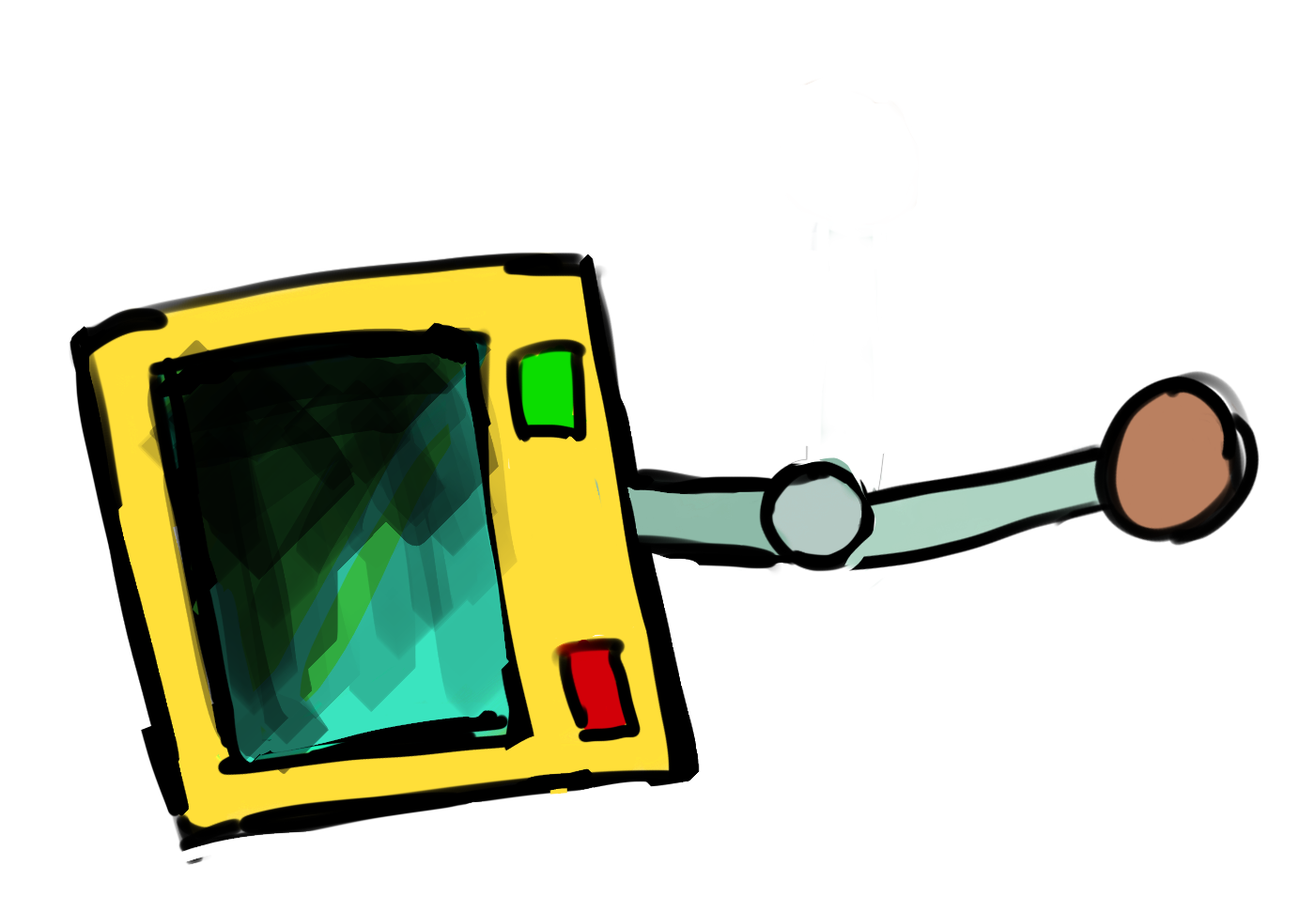
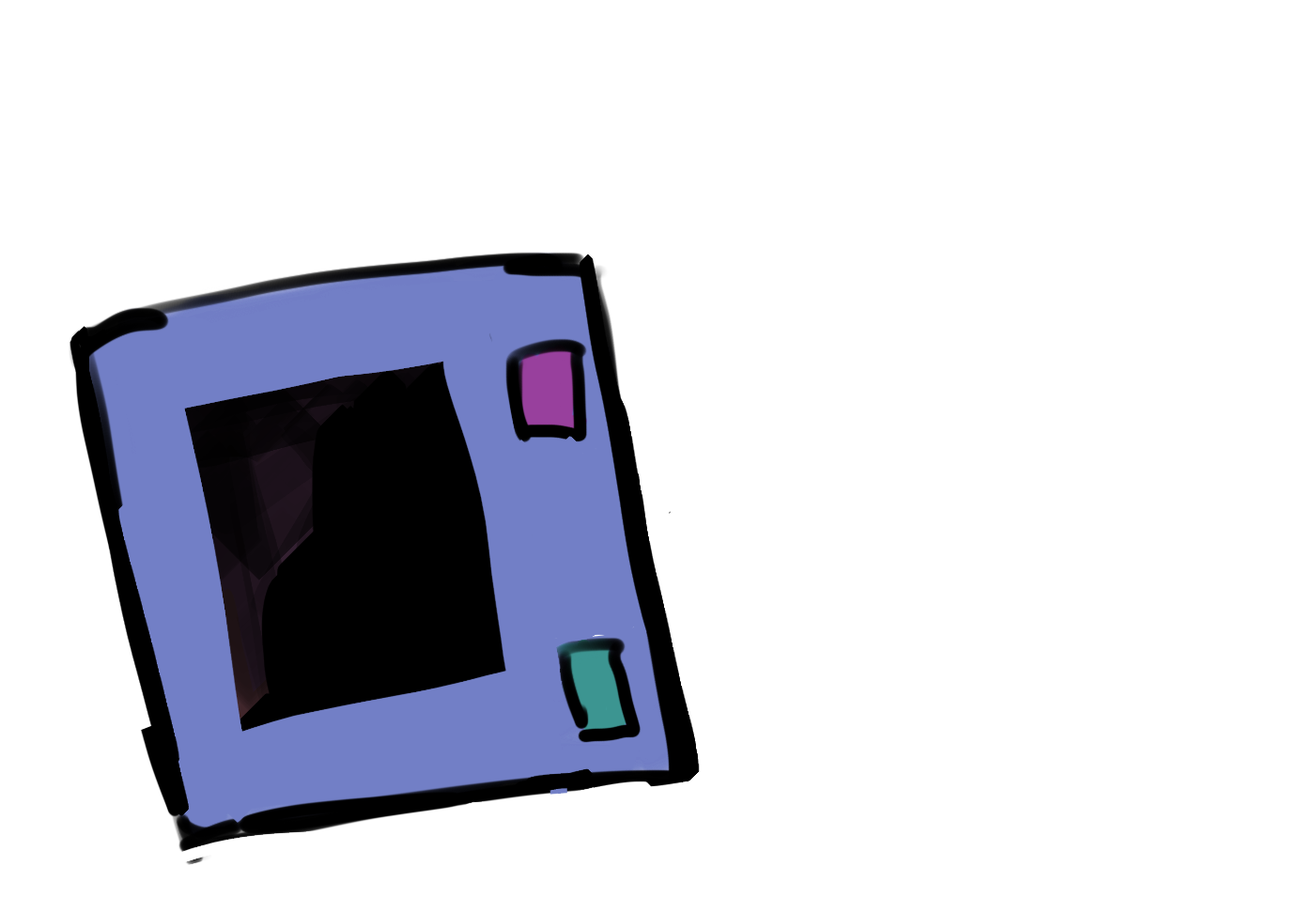
Before/after of a 1315x897 layered artwork. What changed in the layer stack:
hid "Layer 10 copy" over [848, 370, 1260, 572]
hid "Layer 11 copy" over [842, 379, 1248, 572]
hid "Layer 6" over [616, 279, 885, 576]
hid "Layer 9" over [593, 78, 919, 591]
painted on "Layer 8" over [88, 251, 671, 835]
